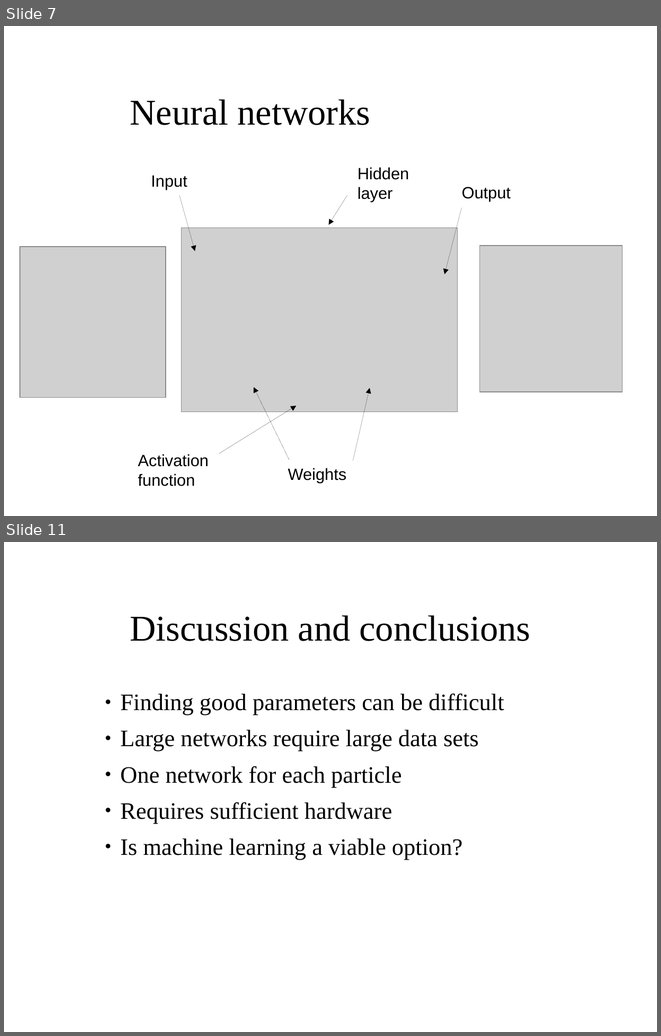
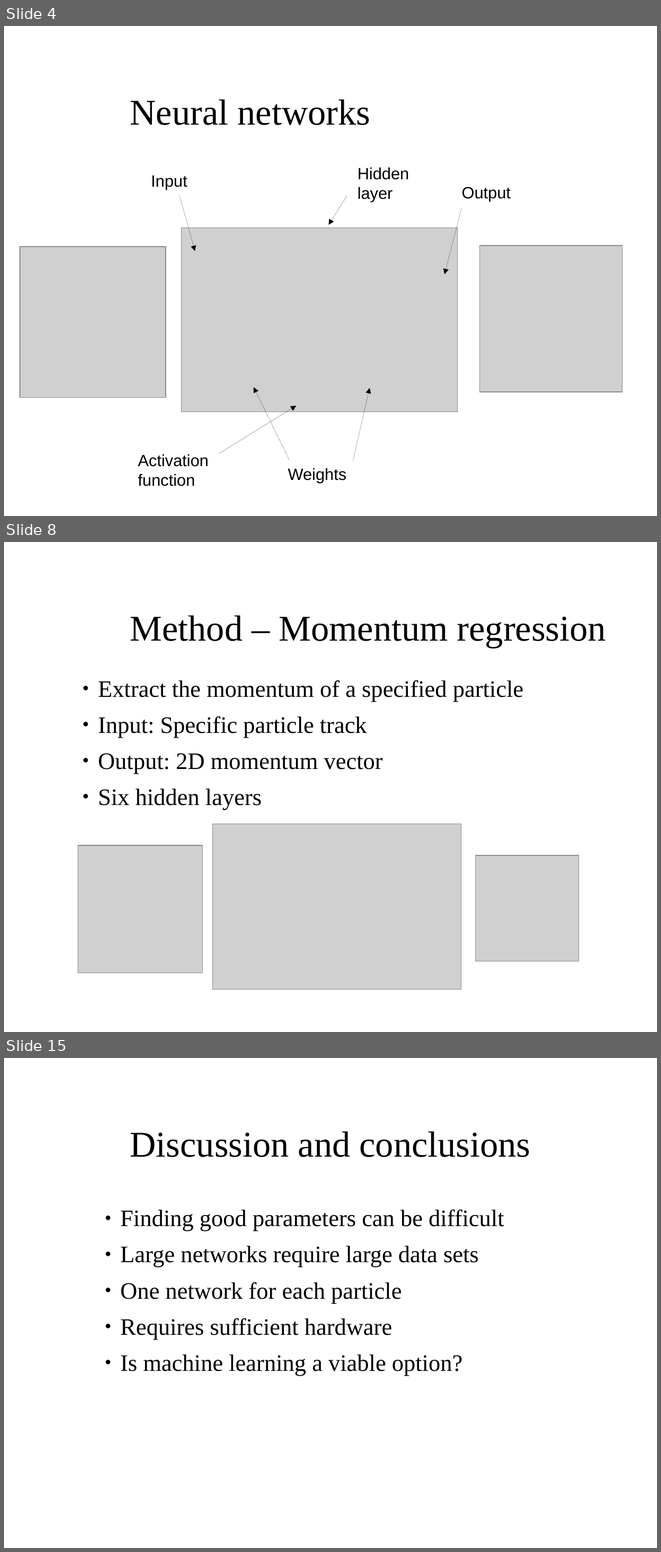
Before and after one commit to aaaaarvi/Projektarbete17, a slide deck: presentation/presentation.odp. Shown one above the other, each under a label of ours: slides 7 and 11 before the commit, slides 4, 8 and 15 after it; the slides between them are not shown. The pictures are 661x1036 and 661x1552 pixels, drawn with LibreOffice and Linux fonts; fonts in the diff are those of the drawing; grey boxes stand for pictures; background and template pictures are left out. Boxes give left, top, right and bottom in pixels: in the first picture for what was removed or moved away, otherwise in the second. Text is boxed around its words. In the diff, an @@ line names an element or a change of style, - is before the commit and + after.

```diff
--- a/presentation/presentation.odp
+++ b/presentation/presentation.odp
@@ slide 8 added at [4,542,657,1032], background picture (left out) @@
@@ title added at [130,615,606,647], 40 pt, text #000000 @@
+Method – Momentum regression
@@ text added at [98,680,523,810], 26 pt, text #000000 @@
+● Extract the momentum of a specified particle
+● Input: Specific particle track
+● Output: 2D momentum vector
+● Six hidden layers
@@ picture added at [212,823,461,989] @@
@@ picture added at [78,845,203,973] @@
@@ picture added at [476,855,579,961] @@
@@ what was slide 7 is now slide 4 @@
@@ what was slide 11 is now slide 15 @@
```
Also in this commit, not shown: 11 other slides added, 8 slides removed, 6 other files.
